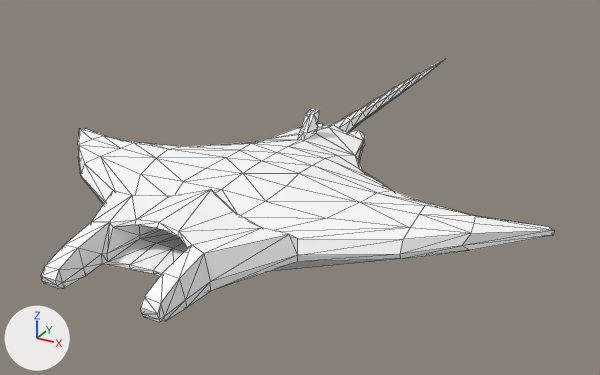
The glTF model frontend/assets/models3d/packs/quaternius-fbx/manta_ray.glb as it was, and as the next commit left it.
Before and after are seen from a camera (50 mm lens) standing at (5.11, -7.39, 4.2) and looking at (-0.23, 2.3, -0.65). The lights are fixed; the arrows at lower left show +X, +Y and +Z. The picture after the commit comes second. Mesh edges are drawn as thin lines. Where no turn or scale is listed for an object, it has been applied to the vertices.

Before the edit, the objects in view are built like this:
```python
mat_material_1 = principled_material('Material_1')
mat_material_1.base_color = (1.0, 1.0, 1.0)  # white #ffffff
mat_material_1.roughness = 0.85
me_mesh_0 = bpy.data.meshes.new('Mesh_0')
me_mesh_0.from_pydata(...)  # 350 vertices, 696 faces; spans x -3.55..3.55, y -2.21..7.72, z -0.57..0.57
# faces by material slot: [198, 498]
me_mesh_0.materials.append(mat_material_0)  # white #ffffff
me_mesh_0.materials.append(mat_material_1)  # white #ffffff
ob_mantaray = bpy.data.objects.new('MantaRay', me_mesh_0)
ob_mantaray.location = (0.0, 0.0, 0.0)
```
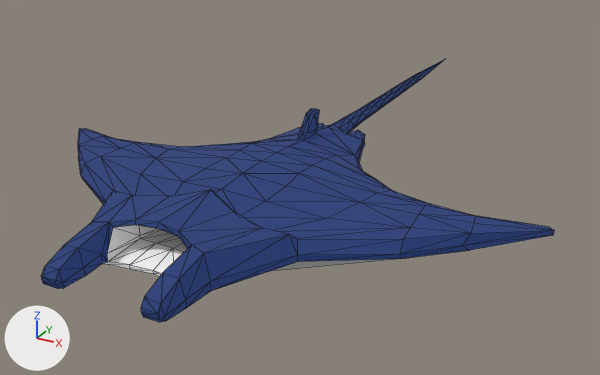
What differs and where, as boxes (x1, y1, x2, y2) in the pictures (600 x 375 px):
'MantaRay', recoloured, surface changed (white to dark blue)
    both: (41, 59, 554, 322)

The edits, one by one:
Material 'Material_1' (mat_material_1) changes colour from white #ffffff to dark blue #152755; in linear values from (1.0, 1.0, 1.0) to (0.00735, 0.0205, 0.0914).
In material 'Material_1' (mat_material_1), emission_strength is now set to 1.0.
In material 'Material_1' (mat_material_1), emission_color is now set to (0.00735, 0.0205, 0.0914), dark blue #152755.
